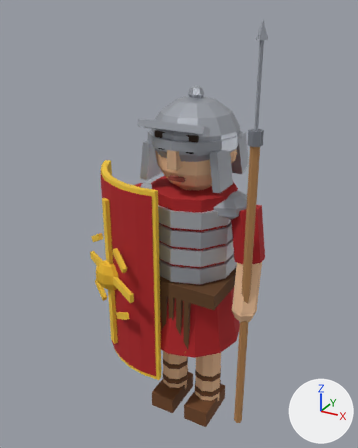
The glTF model rzym3d/godot/modele/legionista.glb: old version first, new version second.
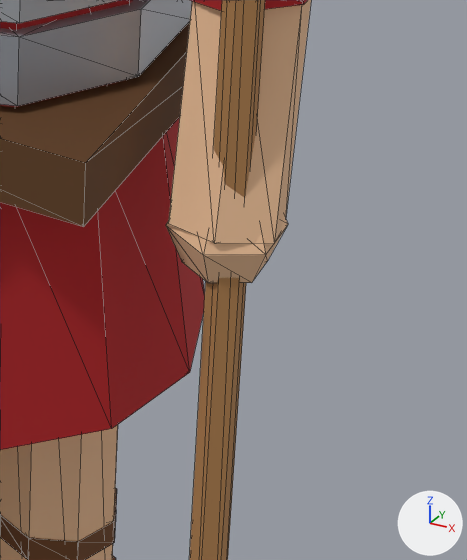
Each version is shown whole from a 50 mm camera at (0.982, -1.926, 2.012) aimed at (-0.074, -0.007, 1.053), then close up on the part from 55% to 82% of the width and 59% to 85% of the height. Arrows for +X, +Y and +Z are at lower right; the lights stay in place. The last two pictures show the newer version. The close-ups show mesh edges as thin lines. Vertices at exactly the same position are counted once.

Names of what the first close-up shows: 'cialo', 'noga_p', 'reka_p'.
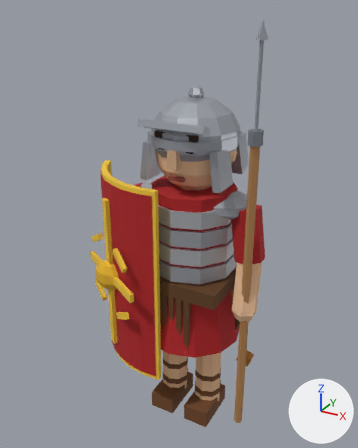
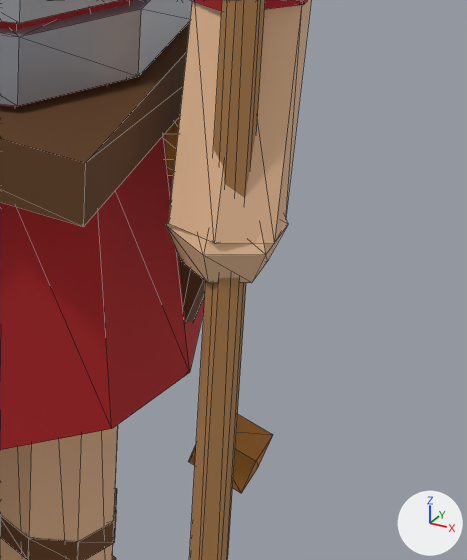
Location of each change, [x1, y1, x2, y2] in pixels of the close-ups (467 x 560 px; the box of a moved part takes in the faces that stretch with it):
'cialo', reshaped
    before: [0, 0, 205, 450]
    after: [0, 0, 273, 493]
part 1 of me_cialo, moved or reshaped (not visible before)
    after: [165, 116, 180, 176]
part 2 of me_cialo, added
    after: [178, 255, 273, 493]

What the commit changed:
Material 'm_603e24' (mat_m_603e24) is new.
Its base color is (0.117, 0.0446, 0.0135) (brown #603c1f).
Its roughness is 0.85.
Material 'm_ba803e.001' (mat_m_ba803e_001) is new.
Its base color is (0.5, 0.22, 0.0446) (orange #bc813c).
Its metallic is 0.5.
Its roughness is 0.85.
Material 'm_785632' (mat_m_785632) is new.
Its base color is (0.19, 0.0915, 0.0278) (brown #79552e).
Its metallic is 0.3.
Its roughness is 0.85.
me_cialo is used by ob_cialo; location (0.0, 0.0, 0.0).
me_cialo had 692 vertices, 1236 faces and spanned x -0.284..0.284, y -0.25..0.25, z 0.48..1.705.
me_cialo now has 334 vertices, 576 faces and spans x -0.284..0.329, y -0.25..0.25, z 0.342..1.26.
me_cialo part 1: the loose piece of 20 vertices spanning x -0.03..0.03, y -0.025..0.045, z 1.635..1.705 is moved by (0.2, 0.02, -0.94), in mat_m_ba803e_001 (orange #bc813c).
me_cialo part 2: 16 vertices added at x 0.171..0.329, y 0.005..0.055, z 0.342..0.861.
Other edits to the shape of me_cialo do not show in these pictures.
me_cialo no longer uses material mat_m_ecbe96 (beige #edbf97).
me_cialo no longer uses material mat_m_1a1418 (black #130c11).
me_cialo no longer uses material mat_m_38281c (brown #352315).
me_cialo no longer uses material mat_m_cfa784 (brown #d0a885).
me_cialo no longer uses material mat_m_96463c (red #974439).
me_cialo no longer uses material mat_m_463224 (brown #442e1f).
me_cialo no longer uses material mat_m_acb0b8_003 (grey #aeb1b9).
me_cialo gains material mat_m_603e24 (brown #603c1f).
me_cialo gains material mat_m_ba803e_001 (orange #bc813c).
me_cialo gains material mat_m_785632 (brown #79552e).
